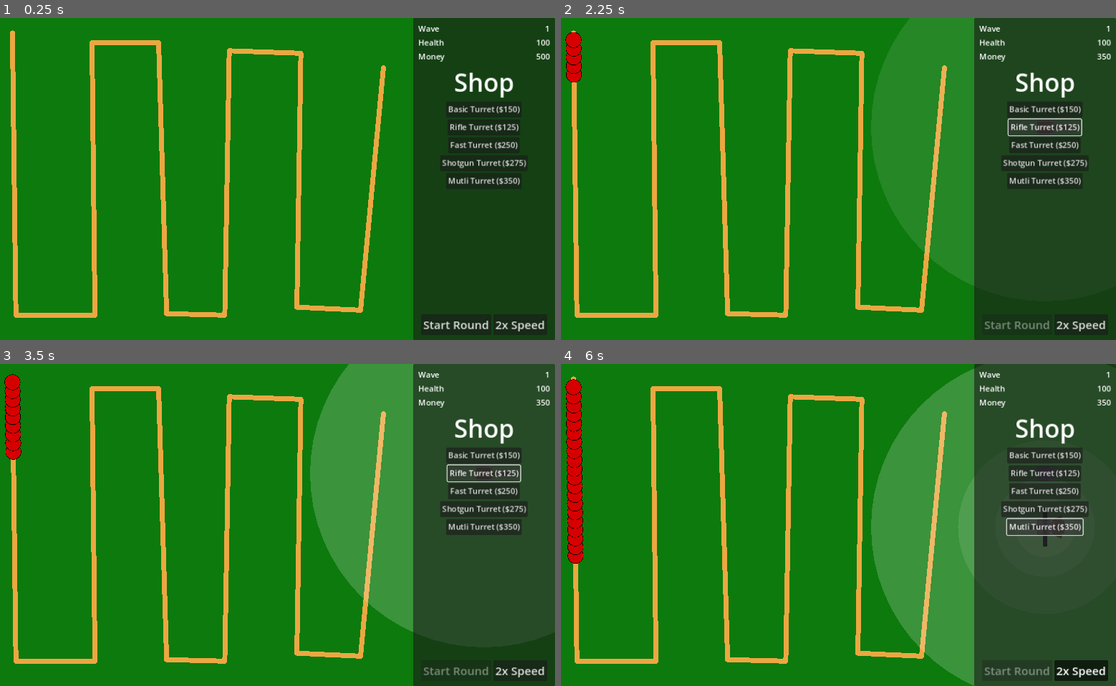
Above: before the commit, frames 1-4 (two rows, left to right).
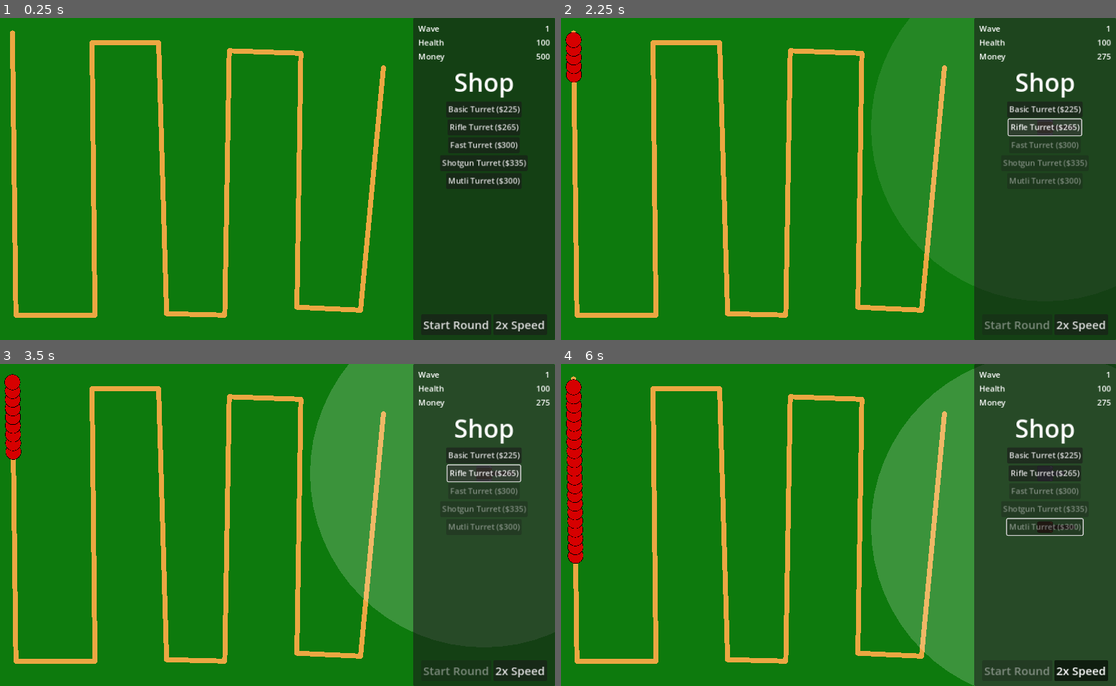
Above: after the commit, the same moments.

Repository: RainbowAsteroids/this-is-a-tower-defense-game
Game: Godot game, scene res://World/world.tscn
The game is run twice, just before and just after one commit, with the same random seed, the same clock (stepped at 60 frames per second) and the same inputs.
Inputs (mouse positions are in pixels of both pictures, inside the frame that each line leads up to):
- Up to frame 1 (0.25 s): no input
- Up to frame 2 (2.25 s): click "Start Round" at 0.5 s; click "Basic Turret ($150)" (after the commit: "Basic Turret ($225)") at 1.25 s; click (1043, 127) at 2 s, where only the run before the commit has a clickable "Rifle Turret ($125)"
- Up to frame 3 (3.5 s): click (482, 473) at 2.75 s, where only the run after the commit has a clickable "Rifle Turret ($265)"
- Up to frame 4 (6 s): click (1043, 492) at 3.5 s, where only the run before the commit has a clickable "Fast Turret ($250)"; click "2x Speed" at 4.25 s; click (1043, 508) at 5 s, where only the run before the commit has a clickable "Shotgun Turret ($275)"; click (1043, 528) at 5.75 s, where only the run before the commit has a clickable "Mutli Turret ($350)"

The runs differ from the first frame. In frame 1, less than 0.1% of the frame differs, in the area x 90-94%, y 27-52%; in frame 2, 0.5%; in frame 3, 0.5%; in frame 4, 0.7%, in the area x 79-100%, y 11-57%.

Commit message:
Added waves up to 10

Diff:
--- a/Enemies/chunky_enemy.tscn
+++ b/Enemies/chunky_enemy.tscn
@@ -10,7 +10,7 @@
 color = Color(0, 0.517647, 1, 1)
 health = 4.0
 damage = 2.0
-bounty = 2
+bounty = 3
 
 [node name="CollisionShape2D" parent="Area2D" index="0"]
 shape = SubResource("CircleShape2D_5ahxf")
--- /dev/null
+++ b/Enemies/sprinter.tscn
@@ -0,0 +1,26 @@
+[gd_scene load_steps=4 format=3 uid="uid://co0a4kvv68n63"]
+
+[ext_resource type="PackedScene" uid="uid://d0s11g84t3a2e" path="res://Enemy/enemy.tscn" id="1_o65wa"]
+[ext_resource type="Script" path="res://Enemy/sprinter.gd" id="2_8yqtk"]
+
+[sub_resource type="CircleShape2D" id="CircleShape2D_dfs8h"]
+resource_local_to_scene = true
+radius = 15.0
+
+[node name="Sprinter" instance=ExtResource("1_o65wa")]
+script = ExtResource("2_8yqtk")
+after_speed = 50.0
+radius = 20.0
+speed = 1500.0
+health = 30.0
+damage = 10.0
+
+[node name="CollisionShape2D" parent="Area2D" index="0"]
+shape = SubResource("CircleShape2D_dfs8h")
+
+[node name="Timer" type="Timer" parent="." index="1"]
+wait_time = 1.25
+one_shot = true
+autostart = true
+
+[connection signal="timeout" from="Timer" to="." method="_on_timer_timeout"]
--- a/Enemies/tank_enemy.tscn
+++ b/Enemies/tank_enemy.tscn
@@ -10,9 +10,8 @@
 radius = 25.0
 color = Color(0.439216, 0.196078, 0, 1)
 speed = 25.0
-health = 10.0
+health = 25.0
 damage = 10.0
-bounty = 10
 
 [node name="CollisionShape2D" parent="Area2D" index="0"]
 shape = SubResource("CircleShape2D_qyoq2")
--- /dev/null
+++ b/Enemies/zoom_enemy.tscn
@@ -0,0 +1,17 @@
+[gd_scene load_steps=3 format=3 uid="uid://7xgy10pjq38o"]
+
+[ext_resource type="PackedScene" uid="uid://d0s11g84t3a2e" path="res://Enemy/enemy.tscn" id="1_6n0sd"]
+
+[sub_resource type="CircleShape2D" id="CircleShape2D_ot7r0"]
+resource_local_to_scene = true
+radius = 15.0
+
+[node name="ZoomEnemy" instance=ExtResource("1_6n0sd")]
+color = Color(0.501961, 0, 0.435294, 1)
+speed = 265.0
+health = 3.0
+damage = 7.0
+
+[node name="CollisionShape2D" parent="Area2D" index="0"]
+visible = false
+shape = SubResource("CircleShape2D_ot7r0")
--- a/Enemy/enemy.gd
+++ b/Enemy/enemy.gd
@@ -23,8 +23,8 @@
 	if not Engine.is_editor_hint():
 		progress += speed * delta
 
-func _on_bullet_area_entered(bullet: Bullet):
-	if bullet:
+func _on_bullet_area_entered(bullet: Area2D):
+	if bullet is Bullet:
 		health -= bullet.damage
 		bullet.penetration -= 1
 		if bullet.penetration <= 0:
--- /dev/null
+++ b/Enemy/sprinter.gd
@@ -0,0 +1,6 @@
+extends Enemy
+
+@export var after_speed: float
+
+func _on_timer_timeout():
+	speed = after_speed
--- a/PurchasableTurrets/basic_turret.tres
+++ b/PurchasableTurrets/basic_turret.tres
@@ -6,5 +6,5 @@
 [resource]
 script = ExtResource("1_pqw2a")
 turret = ExtResource("2_87rpb")
-price = 150.0
+price = 225.0
 name = "Basic Turret"
--- a/PurchasableTurrets/fast_turret.tres
+++ b/PurchasableTurrets/fast_turret.tres
@@ -6,5 +6,5 @@
 [resource]
 script = ExtResource("1_vkcvn")
 turret = ExtResource("2_ibvp1")
-price = 250.0
+price = 300.0
 name = "Fast Turret"
--- a/PurchasableTurrets/multi_turret.tres
+++ b/PurchasableTurrets/multi_turret.tres
@@ -6,5 +6,5 @@
 [resource]
 script = ExtResource("1_mb3f5")
 turret = ExtResource("2_5j1qj")
-price = 350.0
+price = 300.0
 name = "Mutli Turret"
--- a/PurchasableTurrets/rifle_turret.tres
+++ b/PurchasableTurrets/rifle_turret.tres
@@ -6,5 +6,5 @@
 [resource]
 script = ExtResource("1_3ltgt")
 turret = ExtResource("2_u3mjf")
-price = 125.0
+price = 265.0
 name = "Rifle Turret"
--- a/PurchasableTurrets/shotgun_turret.tres
+++ b/PurchasableTurrets/shotgun_turret.tres
@@ -6,5 +6,5 @@
 [resource]
 script = ExtResource("1_qj78q")
 turret = ExtResource("2_mbg2f")
-price = 275.0
+price = 335.0
 name = "Shotgun Turret"
--- a/Turrets/multi_turret.tscn
+++ b/Turrets/multi_turret.tscn
@@ -8,8 +8,13 @@
 resource_local_to_scene = true
 radius = 175.0
 
+[sub_resource type="RectangleShape2D" id="RectangleShape2D_ys2t1"]
+resource_local_to_scene = true
+size = Vector2(32, 32)
+
 [node name="MultiTurret" instance=ExtResource("1_vdh3l")]
 script = ExtResource("2_dgtfd")
+bullets_per_second = 0.75
 
 [node name="CollisionShape2D" parent="." index="0"]
 shape = SubResource("CircleShape2D_b4qja")
@@ -52,3 +57,6 @@
 texture = ExtResource("3_ek3uh")
 offset = Vector2(65, 0)
 metadata/_edit_lock_ = true
+
+[node name="CollisionShape2D" parent="TurretCollider" index="0"]
+shape = SubResource("RectangleShape2D_ys2t1")
--- /dev/null
+++ b/Waves/wave1.tres
@@ -0,0 +1,15 @@
+[gd_resource type="Resource" script_class="Wave" load_steps=5 format=3 uid="uid://7nvpepil78rs"]
+
+[ext_resource type="Script" path="res://Wave/wave.gd" id="1_5g2yw"]
+[ext_resource type="PackedScene" uid="uid://d2xlexupf8ot0" path="res://Enemies/basic_enemy.tscn" id="2_ky35l"]
+[ext_resource type="Script" path="res://Wave/enemy_burst.gd" id="3_kxtc6"]
+
+[sub_resource type="Resource" id="Resource_ql0ut"]
+script = ExtResource("3_kxtc6")
+enemy = ExtResource("2_ky35l")
+number_of_enemies = 50
+enemies_per_second = 3.0
+
+[resource]
+script = ExtResource("1_5g2yw")
+wave_sections = Array[Resource("res://Wave/wave_section.gd")]([SubResource("Resource_ql0ut")])
--- /dev/null
+++ b/Waves/wave10.tres
@@ -0,0 +1,22 @@
+[gd_resource type="Resource" script_class="Wave" load_steps=7 format=3 uid="uid://cj2stkp5kwnss"]
+
+[ext_resource type="Script" path="res://Wave/wave.gd" id="1_wd5xi"]
+[ext_resource type="PackedScene" uid="uid://co0a4kvv68n63" path="res://Enemies/sprinter.tscn" id="2_iawp5"]
+[ext_resource type="Script" path="res://Wave/enemy_burst.gd" id="3_hiasu"]
+[ext_resource type="PackedScene" uid="uid://bufo6nmi6meji" path="res://Enemies/tank_enemy.tscn" id="4_kklw3"]
+
+[sub_resource type="Resource" id="Resource_jf2fh"]
+script = ExtResource("3_hiasu")
+enemy = ExtResource("2_iawp5")
+number_of_enemies = 1000
+enemies_per_second = 20.0
+
+[sub_resource type="Resource" id="Resource_kixaq"]
+script = ExtResource("3_hiasu")
+enemy = ExtResource("4_kklw3")
+number_of_enemies = 1000
+enemies_per_second = 20.0
+
+[resource]
+script = ExtResource("1_wd5xi")
+wave_sections = Array[Resource("res://Wave/wave_section.gd")]([SubResource("Resource_jf2fh"), SubResource("Resource_kixaq")])
--- /dev/null
+++ b/Waves/wave2.tres
@@ -0,0 +1,15 @@
+[gd_resource type="Resource" script_class="Wave" load_steps=5 format=3 uid="uid://baul6xqxse48s"]
+
+[ext_resource type="Script" path="res://Wave/wave.gd" id="1_6pxr7"]
+[ext_resource type="PackedScene" uid="uid://bbckncmw2mwqs" path="res://Enemies/chunky_enemy.tscn" id="2_vepsa"]
+[ext_resource type="Script" path="res://Wave/enemy_burst.gd" id="3_pkgcx"]
+
+[sub_resource type="Resource" id="Resource_bvsci"]
+script = ExtResource("3_pkgcx")
+enemy = ExtResource("2_vepsa")
+number_of_enemies = 100
+enemies_per_second = 2.0
+
+[resource]
+script = ExtResource("1_6pxr7")
+wave_sections = Array[Resource("res://Wave/wave_section.gd")]([SubResource("Resource_bvsci")])
--- /dev/null
+++ b/Waves/wave3.tres
@@ -0,0 +1,15 @@
+[gd_resource type="Resource" script_class="Wave" load_steps=5 format=3 uid="uid://d1vdelcnk7lmn"]
+
+[ext_resource type="Script" path="res://Wave/wave.gd" id="1_ulq5f"]
+[ext_resource type="PackedScene" uid="uid://b81d6tupdr1ba" path="res://Enemies/fast_enemy.tscn" id="2_m1i4l"]
+[ext_resource type="Script" path="res://Wave/enemy_burst.gd" id="3_ii2oi"]
+
+[sub_resource type="Resource" id="Resource_um3qr"]
+script = ExtResource("3_ii2oi")
+enemy = ExtResource("2_m1i4l")
+number_of_enemies = 87
+enemies_per_second = 2.0
+
+[resource]
+script = ExtResource("1_ulq5f")
+wave_sections = Array[Resource("res://Wave/wave_section.gd")]([SubResource("Resource_um3qr")])
--- /dev/null
+++ b/Waves/wave4.tres
@@ -0,0 +1,22 @@
+[gd_resource type="Resource" script_class="Wave" load_steps=7 format=3 uid="uid://bqt0vw38mm4fl"]
+
+[ext_resource type="Script" path="res://Wave/wave.gd" id="1_0dh0o"]
+[ext_resource type="PackedScene" uid="uid://b81d6tupdr1ba" path="res://Enemies/fast_enemy.tscn" id="2_vhgn4"]
+[ext_resource type="Script" path="res://Wave/enemy_burst.gd" id="3_plg8u"]
+[ext_resource type="PackedScene" uid="uid://bufo6nmi6meji" path="res://Enemies/tank_enemy.tscn" id="4_e66ut"]
+
+[sub_resource type="Resource" id="Resource_b7val"]
+script = ExtResource("3_plg8u")
+enemy = ExtResource("2_vhgn4")
+number_of_enemies = 50
+enemies_per_second = 8.0
+
+[sub_resource type="Resource" id="Resource_r6qmc"]
+script = ExtResource("3_plg8u")
+enemy = ExtResource("4_e66ut")
+number_of_enemies = 20
+enemies_per_second = 3.0
+
+[resource]
+script = ExtResource("1_0dh0o")
+wave_sections = Array[Resource("res://Wave/wave_section.gd")]([SubResource("Resource_b7val"), SubResource("Resource_r6qmc")])
--- /dev/null
+++ b/Waves/wave5.tres
@@ -0,0 +1,29 @@
+[gd_resource type="Resource" script_class="Wave" load_steps=9 format=3 uid="uid://dstj3mv4i46tp"]
+
+[ext_resource type="Script" path="res://Wave/wave.gd" id="1_4cstq"]
+[ext_resource type="PackedScene" uid="uid://b81d6tupdr1ba" path="res://Enemies/fast_enemy.tscn" id="2_xa45d"]
+[ext_resource type="Script" path="res://Wave/enemy_burst.gd" id="3_5omes"]
+[ext_resource type="PackedScene" uid="uid://bufo6nmi6meji" path="res://Enemies/tank_enemy.tscn" id="4_6awsx"]
+[ext_resource type="PackedScene" uid="uid://bbckncmw2mwqs" path="res://Enemies/chunky_enemy.tscn" id="5_65sjd"]
+
+[sub_resource type="Resource" id="Resource_0ymfe"]
+script = ExtResource("3_5omes")
+enemy = ExtResource("2_xa45d")
+number_of_enemies = 150
+enemies_per_second = 45.0
+
+[sub_resource type="Resource" id="Resource_uemyg"]
+script = ExtResource("3_5omes")
+enemy = ExtResource("4_6awsx")
+number_of_enemies = 50
+enemies_per_second = 5.0
+
+[sub_resource type="Resource" id="Resource_axfx5"]
+script = ExtResource("3_5omes")
+enemy = ExtResource("5_65sjd")
+number_of_enemies = 450
+enemies_per_second = 25.0
+
+[resource]
+script = ExtResource("1_4cstq")
+wave_sections = Array[Resource("res://Wave/wave_section.gd")]([SubResource("Resource_0ymfe"), SubResource("Resource_uemyg"), SubResource("Resource_axfx5")])
--- /dev/null
+++ b/Waves/wave6.tres
@@ -0,0 +1,34 @@
+[gd_resource type="Resource" script_class="Wave" load_steps=11 format=3 uid="uid://cj2stkp5kwnss"]
+
+[ext_resource type="Script" path="res://Wave/wave.gd" id="1_wd5xi"]
+[ext_resource type="PackedScene" uid="uid://bbckncmw2mwqs" path="res://Enemies/chunky_enemy.tscn" id="2_dym20"]
+[ext_resource type="Script" path="res://Wave/enemy_burst.gd" id="3_12xpu"]
+[ext_resource type="Script" path="res://Wave/pause.gd" id="4_yhsbx"]
+[ext_resource type="PackedScene" uid="uid://bufo6nmi6meji" path="res://Enemies/tank_enemy.tscn" id="5_cge7i"]
+[ext_resource type="PackedScene" uid="uid://b81d6tupdr1ba" path="res://Enemies/fast_enemy.tscn" id="6_g4758"]
+
+[sub_resource type="Resource" id="Resource_vwcuh"]
+script = ExtResource("3_12xpu")
+enemy = ExtResource("2_dym20")
+number_of_enemies = 60
+enemies_per_second = 5.0
+
+[sub_resource type="Resource" id="Resource_j0no8"]
+script = ExtResource("4_yhsbx")
+duration = 5.0
+
+[sub_resource type="Resource" id="Resource_v1efj"]
+script = ExtResource("3_12xpu")
+enemy = ExtResource("5_cge7i")
+number_of_enemies = 60
+enemies_per_second = 10.0
+
+[sub_resource type="Resource" id="Resource_pygrn"]
+script = ExtResource("3_12xpu")
+enemy = ExtResource("6_g4758")
+number_of_enemies = 200
+enemies_per_second = 15.0
+
+[resource]
+script = ExtResource("1_wd5xi")
+wave_sections = Array[Resource("res://Wave/wave_section.gd")]([SubResource("Resource_vwcuh"), SubResource("Resource_j0no8"), SubResource("Resource_v1efj"), SubResource("Resource_pygrn")])
--- /dev/null
+++ b/Waves/wave7.tres
@@ -0,0 +1,15 @@
+[gd_resource type="Resource" script_class="Wave" load_steps=5 format=3 uid="uid://nn4w0c68c7n1"]
+
+[ext_resource type="Script" path="res://Wave/wave.gd" id="1_wd5xi"]
+[ext_resource type="PackedScene" uid="uid://7xgy10pjq38o" path="res://Enemies/zoom_enemy.tscn" id="2_u1jkh"]
+[ext_resource type="Script" path="res://Wave/enemy_burst.gd" id="3_x8wks"]
+
+[sub_resource type="Resource" id="Resource_joy4n"]
+script = ExtResource("3_x8wks")
+enemy = ExtResource("2_u1jkh")
+number_of_enemies = 3000
+enemies_per_second = 60.0
+
+[resource]
+script = ExtResource("1_wd5xi")
+wave_sections = Array[Resource("res://Wave/wave_section.gd")]([SubResource("Resource_joy4n")])
--- /dev/null
+++ b/Waves/wave8.tres
@@ -0,0 +1,15 @@
+[gd_resource type="Resource" script_class="Wave" load_steps=5 format=3 uid="uid://pca410e7ywqk"]
+
+[ext_resource type="Script" path="res://Wave/wave.gd" id="1_wd5xi"]
+[ext_resource type="Script" path="res://Wave/enemy_burst.gd" id="2_1sjas"]
+[ext_resource type="PackedScene" uid="uid://7xgy10pjq38o" path="res://Enemies/zoom_enemy.tscn" id="2_ds7eu"]
+
+[sub_resource type="Resource" id="Resource_5hpda"]
+script = ExtResource("2_1sjas")
+enemy = ExtResource("2_ds7eu")
+number_of_enemies = 500
+enemies_per_second = 5.0
+
+[resource]
+script = ExtResource("1_wd5xi")
+wave_sections = Array[Resource("res://Wave/wave_section.gd")]([SubResource("Resource_5hpda")])
--- /dev/null
+++ b/Waves/wave9.tres
@@ -0,0 +1,29 @@
+[gd_resource type="Resource" script_class="Wave" load_steps=9 format=3 uid="uid://cj2stkp5kwnss"]
+
+[ext_resource type="Script" path="res://Wave/wave.gd" id="1_wd5xi"]
+[ext_resource type="PackedScene" uid="uid://b81d6tupdr1ba" path="res://Enemies/fast_enemy.tscn" id="2_aowsx"]
+[ext_resource type="Script" path="res://Wave/enemy_burst.gd" id="3_12mgg"]
+[ext_resource type="PackedScene" uid="uid://7xgy10pjq38o" path="res://Enemies/zoom_enemy.tscn" id="4_l0jsj"]
+[ext_resource type="PackedScene" uid="uid://co0a4kvv68n63" path="res://Enemies/sprinter.tscn" id="5_lwwvl"]
+
+[sub_resource type="Resource" id="Resource_m1iu5"]
+script = ExtResource("3_12mgg")
+enemy = ExtResource("2_aowsx")
+number_of_enemies = 1000
+enemies_per_second = 15.0
+
+[sub_resource type="Resource" id="Resource_urkhr"]
+script = ExtResource("3_12mgg")
+enemy = ExtResource("4_l0jsj")
+number_of_enemies = 1000
+enemies_per_second = 15.0
+
+[sub_resource type="Resource" id="Resource_q22rm"]
+script = ExtResource("3_12mgg")
+enemy = ExtResource("5_lwwvl")
+number_of_enemies = 100
+enemies_per_second = 10.0
+
+[resource]
+script = ExtResource("1_wd5xi")
+wave_sections = Array[Resource("res://Wave/wave_section.gd")]([SubResource("Resource_m1iu5"), SubResource("Resource_urkhr"), SubResource("Resource_q22rm")])
--- a/World/world.gd
+++ b/World/world.gd
@@ -35,9 +35,10 @@
 
 	pass # the game is over
 
-func _on_exit_area_entered(area: EnemyArea2D):
-	self.health -= area.get_parent().damage
-	area.get_parent().queue_free()
+func _on_exit_area_entered(area: Area2D):
+	if area is EnemyArea2D:
+		self.health -= area.get_parent().damage
+		area.get_parent().queue_free()
 
 func _on_start_button_pressed():
 	start_button.disabled = true
--- a/World/world.tscn
+++ b/World/world.tscn
@@ -1,91 +1,27 @@
-[gd_scene load_steps=34 format=3 uid="uid://eb12ugn447b3"]
+[gd_scene load_steps=25 format=3 uid="uid://eb12ugn447b3"]
 
 [ext_resource type="Script" path="res://World/world.gd" id="1_p3dig"]
-[ext_resource type="PackedScene" uid="uid://d2xlexupf8ot0" path="res://Enemies/basic_enemy.tscn" id="2_er2tu"]
+[ext_resource type="Resource" uid="uid://7nvpepil78rs" path="res://Waves/wave1.tres" id="2_p3ltq"]
 [ext_resource type="Script" path="res://World/Path.gd" id="2_vfbrp"]
 [ext_resource type="Script" path="res://World/MoneyLabel.gd" id="3_iag4t"]
+[ext_resource type="Resource" uid="uid://baul6xqxse48s" path="res://Waves/wave2.tres" id="3_iyax1"]
 [ext_resource type="Script" path="res://World/HealthLabel.gd" id="3_mqx38"]
-[ext_resource type="Script" path="res://Wave/enemy_burst.gd" id="3_ubswt"]
-[ext_resource type="Script" path="res://Wave/wave.gd" id="4_5l1nr"]
+[ext_resource type="Resource" uid="uid://d1vdelcnk7lmn" path="res://Waves/wave3.tres" id="4_mmp4y"]
 [ext_resource type="Script" path="res://World/shop.gd" id="4_nfxdo"]
-[ext_resource type="PackedScene" uid="uid://bbckncmw2mwqs" path="res://Enemies/chunky_enemy.tscn" id="5_3q7lx"]
+[ext_resource type="Resource" uid="uid://bqt0vw38mm4fl" path="res://Waves/wave4.tres" id="5_n1ga1"]
+[ext_resource type="Resource" uid="uid://dstj3mv4i46tp" path="res://Waves/wave5.tres" id="6_08x4t"]
 [ext_resource type="PackedScene" uid="uid://bb421g0tdgrgr" path="res://World/shop_button.tscn" id="6_ajp2n"]
-[ext_resource type="PackedScene" uid="uid://b81d6tupdr1ba" path="res://Enemies/fast_enemy.tscn" id="6_dopac"]
-[ext_resource type="PackedScene" uid="uid://bufo6nmi6meji" path="res://Enemies/tank_enemy.tscn" id="7_tdbrl"]
+[ext_resource type="Resource" uid="uid://cj2stkp5kwnss" path="res://Waves/wave6.tres" id="7_yme6o"]
+[ext_resource type="Resource" uid="uid://nn4w0c68c7n1" path="res://Waves/wave7.tres" id="8_775ri"]
+[ext_resource type="Resource" uid="uid://pca410e7ywqk" path="res://Waves/wave8.tres" id="9_368gs"]
 [ext_resource type="Script" path="res://World/WaveLabel.gd" id="9_o78d1"]
+[ext_resource type="Resource" uid="uid://cj2stkp5kwnss" path="res://Waves/wave9.tres" id="10_hwr1u"]
+[ext_resource type="Resource" uid="uid://cj2stkp5kwnss" path="res://Waves/wave10.tres" id="11_ytfn8"]
 [ext_resource type="Resource" uid="uid://cjv8338rchj35" path="res://PurchasableTurrets/basic_turret.tres" id="13_464ma"]
 [ext_resource type="Resource" uid="uid://b5444ga0ihiyo" path="res://PurchasableTurrets/rifle_turret.tres" id="14_f5qdl"]
 [ext_resource type="Resource" uid="uid://danoq4r23d6vy" path="res://PurchasableTurrets/fast_turret.tres" id="15_tq1hl"]
 [ext_resource type="Resource" uid="uid://l2qcjfls3e2e" path="res://PurchasableTurrets/shotgun_turret.tres" id="16_3wuwi"]
 [ext_resource type="Resource" uid="uid://b36y7unyp0m78" path="res://PurchasableTurrets/multi_turret.tres" id="17_6r4le"]
-
-[sub_resource type="Resource" id="Resource_ql0ut"]
-script = ExtResource("3_ubswt")
-enemy = ExtResource("2_er2tu")
-number_of_enemies = 50
-enemies_per_second = 3.0
-
-[sub_resource type="Resource" id="Resource_27rfk"]
-script = ExtResource("4_5l1nr")
-wave_sections = Array[Resource("res://Wave/wave_section.gd")]([SubResource("Resource_ql0ut")])
-
-[sub_resource type="Resource" id="Resource_bvsci"]
-script = ExtResource("3_ubswt")
-enemy = ExtResource("5_3q7lx")
-number_of_enemies = 100
-enemies_per_second = 4.0
-
-[sub_resource type="Resource" id="Resource_mwvxd"]
-script = ExtResource("4_5l1nr")
-wave_sections = Array[Resource("res://Wave/wave_section.gd")]([SubResource("Resource_bvsci")])
-
-[sub_resource type="Resource" id="Resource_um3qr"]
-script = ExtResource("3_ubswt")
-enemy = ExtResource("6_dopac")
-number_of_enemies = 175
-enemies_per_second = 6.0
-
-[sub_resource type="Resource" id="Resource_am1ak"]
-script = ExtResource("4_5l1nr")
-wave_sections = Array[Resource("res://Wave/wave_section.gd")]([SubResource("Resource_um3qr")])
-
-[sub_resource type="Resource" id="Resource_b7val"]
-script = ExtResource("3_ubswt")
-enemy = ExtResource("6_dopac")
-number_of_enemies = 50
-enemies_per_second = 8.0
-
-[sub_resource type="Resource" id="Resource_r6qmc"]
-script = ExtResource("3_ubswt")
-enemy = ExtResource("7_tdbrl")
-number_of_enemies = 20
-enemies_per_second = 3.0
-
-[sub_resource type="Resource" id="Resource_8nvcx"]
-script = ExtResource("4_5l1nr")
-wave_sections = Array[Resource("res://Wave/wave_section.gd")]([SubResource("Resource_b7val"), SubResource("Resource_r6qmc")])
-
-[sub_resource type="Resource" id="Resource_0ymfe"]
-script = ExtResource("3_ubswt")
-enemy = ExtResource("6_dopac")
-number_of_enemies = 150
-enemies_per_second = 45.0
-
-[sub_resource type="Resource" id="Resource_uemyg"]
-script = ExtResource("3_ubswt")
-enemy = ExtResource("7_tdbrl")
-number_of_enemies = 50
-enemies_per_second = 5.0
-
-[sub_resource type="Resource" id="Resource_axfx5"]
-script = ExtResource("3_ubswt")
-enemy = ExtResource("5_3q7lx")
-number_of_enemies = 450
-enemies_per_second = 25.0
-
-[sub_resource type="Resource" id="Resource_o0dlv"]
-script = ExtResource("4_5l1nr")
-wave_sections = Array[Resource("res://Wave/wave_section.gd")]([SubResource("Resource_0ymfe"), SubResource("Resource_uemyg"), SubResource("Resource_axfx5")])
 
 [sub_resource type="Curve2D" id="Curve2D_0i1sx"]
 _data = {
@@ -97,7 +33,7 @@
 
 [node name="World" type="Node2D" node_paths=PackedStringArray("enemy_parent", "start_button")]
 script = ExtResource("1_p3dig")
-waves = Array[ExtResource("4_5l1nr")]([SubResource("Resource_27rfk"), SubResource("Resource_mwvxd"), SubResource("Resource_am1ak"), SubResource("Resource_8nvcx"), SubResource("Resource_o0dlv")])
+waves = Array[Resource("res://Wave/wave.gd")]([ExtResource("2_p3ltq"), ExtResource("3_iyax1"), ExtResource("4_mmp4y"), ExtResource("5_n1ga1"), ExtResource("6_08x4t"), ExtResource("7_yme6o"), ExtResource("8_775ri"), ExtResource("9_368gs"), ExtResource("10_hwr1u"), ExtResource("11_ytfn8")])
 enemy_parent = NodePath("Path")
 start_button = NodePath("CanvasLayer/Control/Sidebar/MarginContainer/VBoxContainer/HBoxContainer3/StartButton")
 
--- a/project.godot
+++ b/project.godot
@@ -35,6 +35,11 @@
 "events": [Object(InputEventMouseButton,"resource_local_to_scene":false,"resource_name":"","device":-1,"window_id":0,"a …(241 unchanged characters)…
 ]
 }
+pause={
+"deadzone": 0.5,
+"events": [Object(InputEventKey,"resource_local_to_scene":false,"resource_name":"","device":-1,"window_id":0,"alt_pressed":false,"shift_pressed":false,"ctrl_pressed":false,"meta_pressed":false,"pressed":false,"keycode":0,"physical_keycode":4194305,"key_label":0,"unicode":0,"echo":false,"script":null)
+]
+}
 
 [rendering]
 
Not shown: 1 places in Turrets/multi_turret.tscn that only renumber resources
Not shown, added: export_presets.cfg
